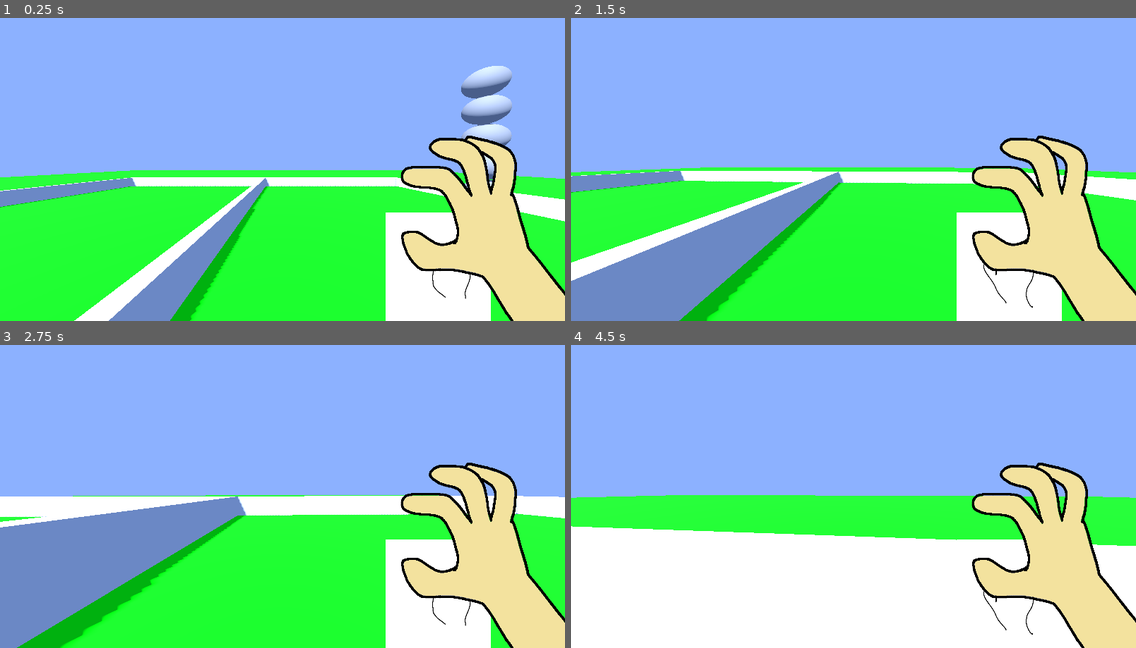
Above: before the commit, frames 1-4 (two rows, left to right).
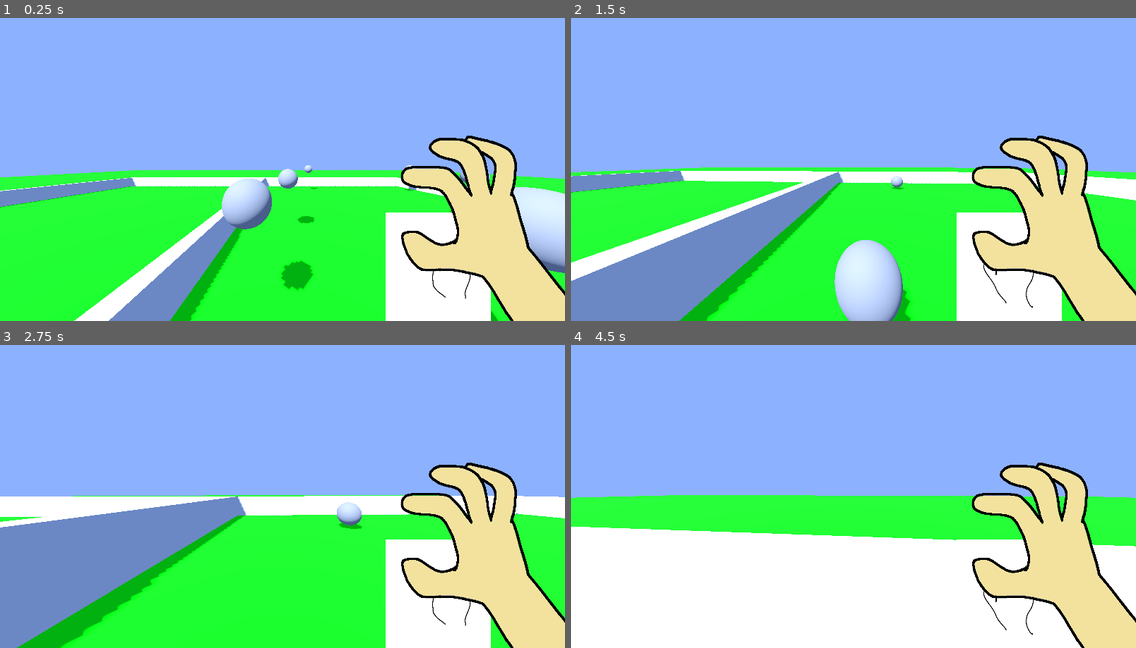
Above: after the commit, the same moments.

Repository: Agent-Maxwell/LudumDare56
Game: Godot game, scene res://world.tscn
The game is run twice, just before and just after one commit, with the same random seed, the same clock (stepped at 60 frames per second) and the same inputs.
Inputs (mouse positions are in pixels of both pictures, inside the frame that each line leads up to):
- Up to frame 1 (0.25 s): no input
- Up to frame 2 (1.5 s): move the mouse to (881, 160) at 0.52 s; hold W (move_forwards) from 0.53 s (still down); click (881, 160) at 0.6 s; tap Space (jump) at 0.77 s; move the mouse to (825, 163) at 1.27 s; right-click (825, 163) at 1.35 s
- Up to frame 3 (2.75 s): keep holding W (move_forwards); tap Space (jump) at 1.52 s; move the mouse to (293, 484) at 2.02 s; click (293, 484) at 2.1 s
- Up to frame 4 (4.5 s): keep holding W (move_forwards); move the mouse to (847, 493) at 2.77 s; right-click (847, 493) at 2.85 s; tap Space (jump) at 3.02, 3.77 s; move the mouse to (893, 493) at 3.52 s; click (893, 493) at 3.6 s; move the mouse to (808, 484) at 4.27 s; right-click (808, 484) at 4.35 s

The runs differ from the first frame. In frame 1, 5.6% of the frame differs, in the area x 39-100%, y 15-100%; in frame 2, 2.9%; in frame 3, 0.3%; in frame 4, less than 0.1%.

Commit message:
cat spawning done
yaaay

Diff:
--- a/cat_spawner.gd
+++ b/cat_spawner.gd
@@ -19,7 +19,13 @@
 		pass
 
 	#if we dont, make enough cats
-	for i in catAmount - current.catAmount+1:
+	for i in catAmount - current.catAmount:
 		var catInst = catPrefab.instantiate()
+		#set the base positon to the middle of the yard
 		catInst.global_transform.origin = current.get_child(0).position
+		#increase the height a tad
+		catInst.position.y += 2
+		#place it randomly along the x and y axis
+		catInst.position.x += randi_range(current.get_child(0).shape.size[0]/2 -1, -current.get_child(0).shape.size[0]/2 +1)
+		catInst.position.z += randi_range(current.get_child(0).shape.size[2]/2 -1, -current.get_child(0).shape.size[2]/2 +1)
 		add_sibling(catInst)
